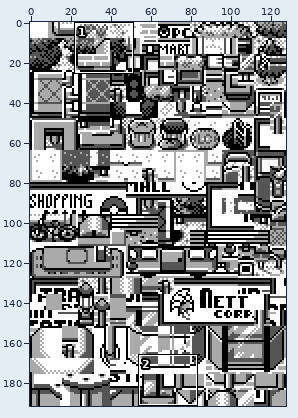
One commit to this sprite sheet: gfx/tilesets/luster.png. The picture above shows the old version from afar; the outline marks the close-up.
Close-up. As it was:
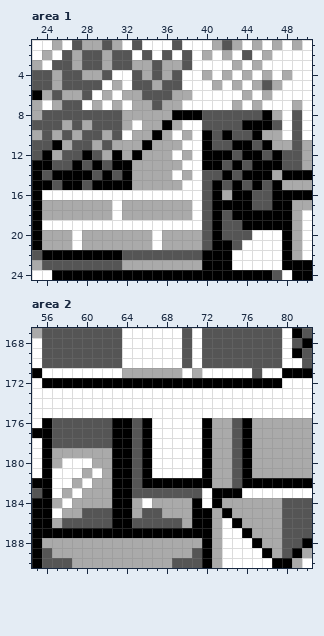
The file is 128x192 pixels. Shown: area 1: x 23..50, y 1..24; area 2: x 55..82, y 167..190.
Now the later version:
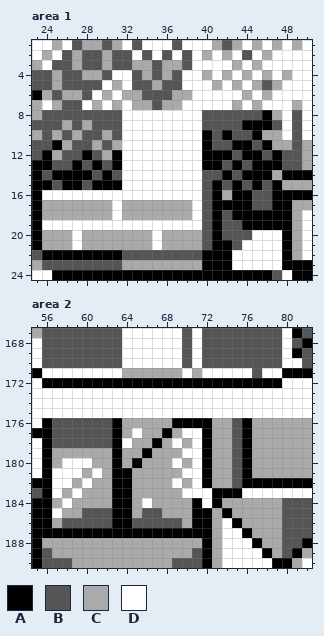
Palette (. is transparent): A #000000  B #555555  C #aaaaaa  D #ffffff
From the commit log: Fixed Mt Onwa Cutscene and Luster tile anims
What changed:
Changed rows in their new state; - is an unchanged pixel.
Area 1:
first column x 32:
 8 DDDDDDDD
 9 D-DDDD--
10 -DDDD-D-
11 DDDDDD--
12 DDDDD-D-
13 DDDDDD--
14 DDDDD-D-
15 DDDDDD--
Area 2:
first column x 64:
176 CCCCCAAA
177 CDCCAC--
178 DCCAC-C-
179 CC-CCC--
180 CACCC-C-
181 -CCCCC--
182 -CCCCDCD
183 -CCCCCDD
Changed places in both close-ups, as pixel boxes (x1, y1, x2, y2):
changed: (122, 110, 202, 190)
changed: (122, 418, 202, 498)
